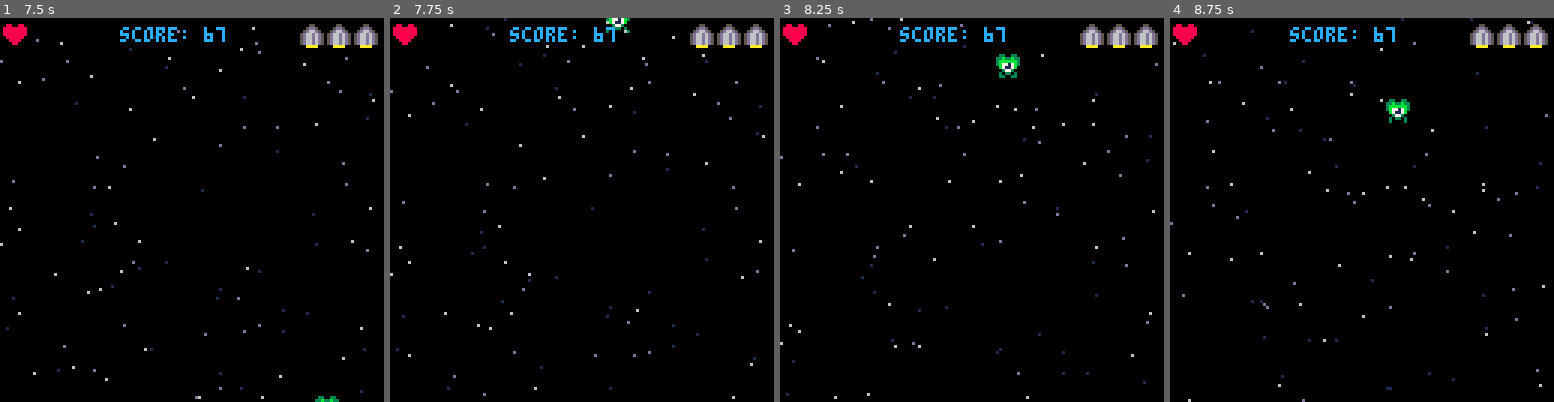
Above: before the commit, frames 1-4 (left to right).
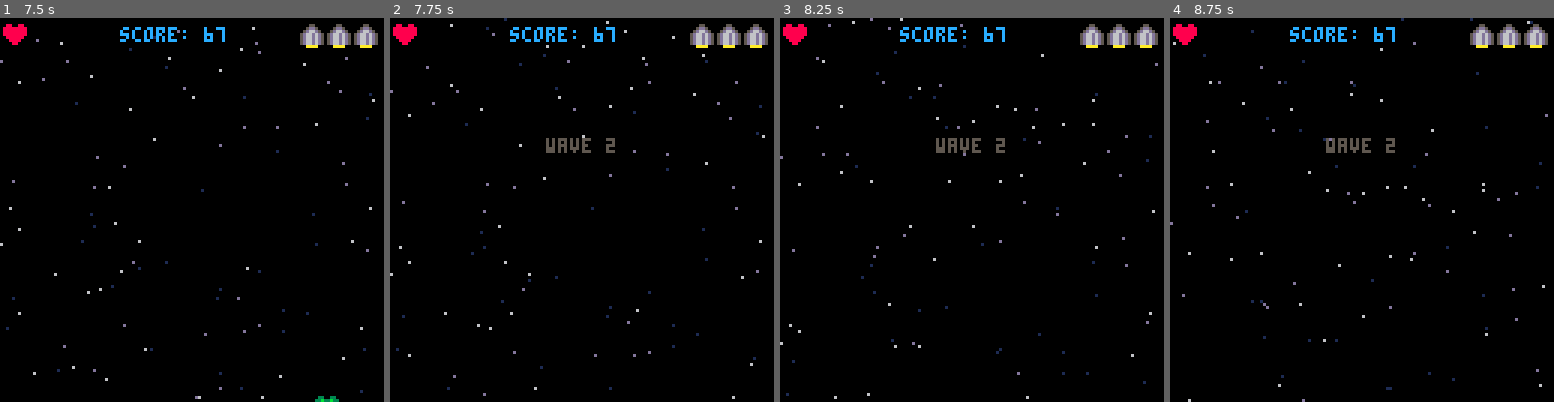
Above: after the commit, the same moments.

Repository: Varsonix/pico8_journey
Game: PICO-8 cartridge shmup.p8
The game is run twice, just before and just after one commit, with the same random seed, the same clock (stepped at 60 frames per second) and the same inputs.
Inputs:
- Up to frame 1 (7.5 s): tap X (X key) at 0.33, 1.07, 1.85, 2.97, 4.08, 5.2, 6.32, 7.43 s; hold Right 1.6-2.1 s; hold Up 2.15-2.42 s; hold Right 2.47-3.03 s; hold Left 3.08-3.58 s; hold Down 3.63-3.97 s; hold Right 4.02-4.68 s; hold Up 4.73-5.03 s; hold Left 5.08-5.68 s; hold Down 5.73-6.03 s; hold Right 6.08-6.58 s; hold Right 6.63-7.13 s; hold Up 7.18-7.45 s
- Up to frame 2 (7.75 s): hold Right from 7.5 s (still down)
- Up to frame 3 (8.25 s): release Right at 8.07 s; hold Left from 8.12 s (still down)
- Up to frame 4 (8.75 s): tap X (X key) at 8.55 s; release Left at 8.62 s; hold Down from 8.67 s (still down)

Frame 1 is identical in both runs. In frame 2, 0.5% of the frame differs, in the area x 40-63%, y 0-36%; in frame 3, 0.6%, in the area x 40-63%, y 9-36%; in frame 4, 0.6%.

Commit message:
Adjustments to music and added button lockout

Diff:
--- a/shmup.p8
+++ b/shmup.p8
@@ -24,9 +24,11 @@
 	start_screen()
 	blink_timer = 0
 	t = 0
+	lockout = 0
 end
 
 function _update()
+	t += 1
 	blink_timer += 1
 	if game.mode == "game" then
 		update_game()
@@ -65,11 +68,10 @@
 function start_screen()
 	generate_stars()
 	game = {mode = "start"}
-	music(1, 500)
+	music(7, 500)
 end
 
 function start_game()
-	music(-1, 1000)
 	cls(1)
 	-- ship object (player)
 	ship = {}
@@ -317,7 +319,6 @@
 
 -- primary game loop
 function update_game()
-	t += 1
 	-- stop when not pressing
 	ship.spdx = 0
 	ship.spdy = 0
@@ -387,10 +388,6 @@
 					sfx(2)
 					game.score +=1
 					explode(enemy.x + 4, enemy.y + 4)
-
-					if #enemies == 0 then
-						next_wave()
-					end
 				end
 			end
 		end
@@ -430,7 +427,12 @@
 	animate_stars()
 	if game.lives <= 0 then
 		game.mode = "over"
+		lockout = t + 30
 		music(6)
+	end
+
+	if game.mode == "game" and #enemies == 0 then
+		next_wave()
 	end
 end
 
@@ -450,6 +452,10 @@
 end
 
 function update_over()
+	if t < lockout then
+		return
+	end
+
 	if not btn(❎) then
 		btnreleased=true
 	end
@@ -463,6 +469,10 @@
 end
 
 function update_victory()
+	if t < lockout then
+		return
+	end
+
 	if not btn(❎) then
 		btnreleased=true
 	end
@@ -498,7 +508,6 @@
 		-- memory logic
 		if my_enemy.y > 128 then
 			del(object, my_enemy)
-			spawn_enemy()
 		end
 	end
 end
@@ -818,6 +827,11 @@
 		game.mode = "victory"
 		music(4)
 	else
+		if game.wave == 1 then
+			music(0)
+		else
+			music(3)
+		end
 		game.mode = "wavetext"
 		game.wavetime = 80
 	end
Not shown, changed: the music (__music__) section of shmup.p8
Not shown, changed: the sound effects (__sfx__) section of shmup.p8
